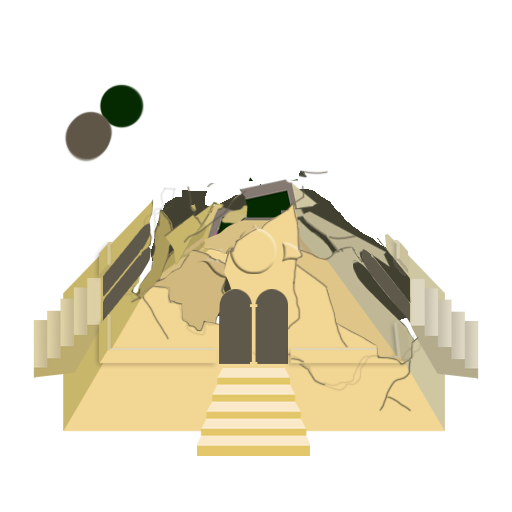
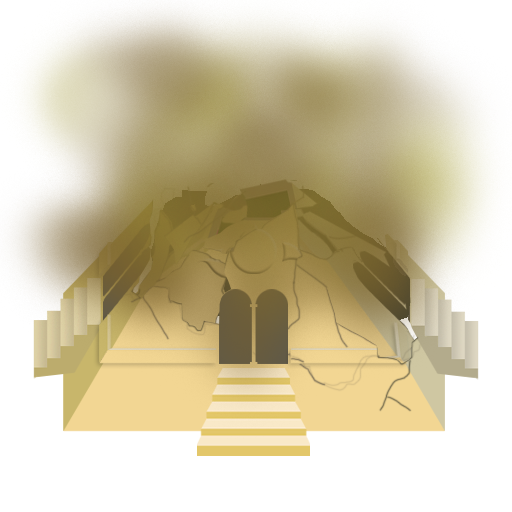
Revision of a layered (512, 512) image; what changed, layer by layer:
added layer "fumitos" above "RoturaEnd" over (0, 0, 511, 421)
painted on "PurpleEmerald" over (303, 170, 329, 175)
painted on "Layer 23 copy" over (64, 83, 410, 320)
painted on "Layer 7" over (299, 170, 308, 179)
